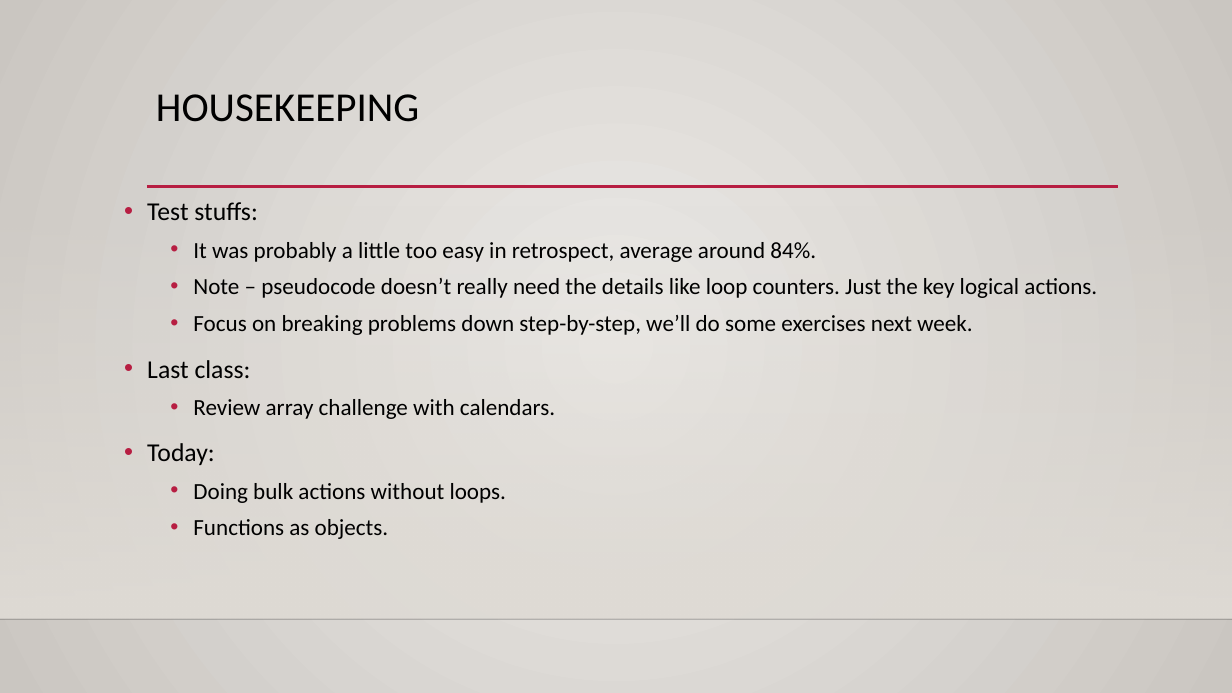
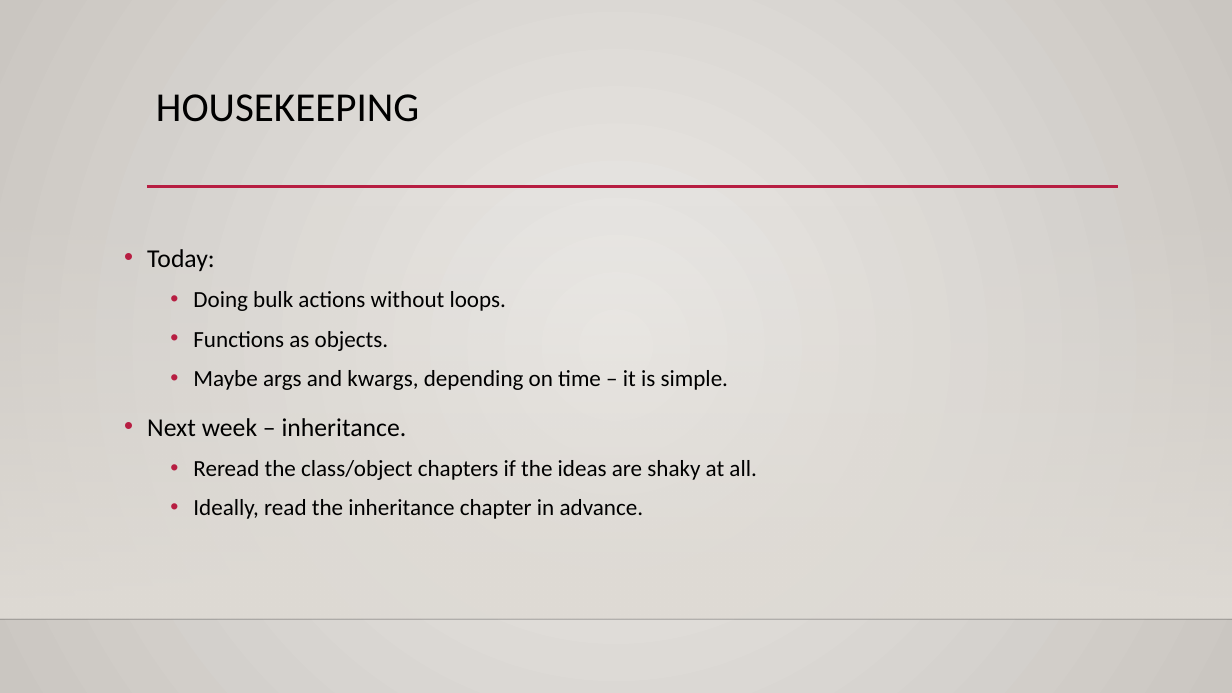
Before and after one commit to AkeemSemperDataScience/Programming_Basics_for_Machine_Learning_Students, a slide deck: slide 1 of reference_material/slides/014_bulk_actions.pptx. Drawn at 1232x693 pixels with LibreOffice and Linux fonts; fonts in the diff are those of the drawing; background and template pictures are left out. Boxes give left, top, right and bottom in pixels: in the first picture for what was removed or moved away, otherwise in the second. Text is boxed around its words. In the diff, an @@ line names an element or a change of style, - is before the commit and + after.

```diff
--- a/reference_material/slides/014_bulk_actions.pptx
+++ b/reference_material/slides/014_bulk_actions.pptx
@@ text at [147,202,1097,419]: paragraphs removed @@
-• Test stuffs:
-  • It was probably a little too easy in retrospect, average around 84%.
-  • Note – pseudocode doesn’t really need the details like loop counters. Just the key logical actions.
-  • Focus on breaking problems down step-by-step, we’ll do some exercises next week.
-• Last class:
-  • Review array challenge with calendars.
@@ text at [147,249,507,351]: line spacing 1.1 to 1.2 @@
@@ text at [147,370,756,519]: paragraphs added @@
+  • Maybe args and kwargs, depending on time – it is simple.
+• Next week – inheritance.
+  • Reread the class/object chapters if the ideas are shaky at all.
+  • Ideally, read the inheritance chapter in advance.
```
Also in this commit, not shown: 3 other slides changed, 3 slides added, 7 other files.
